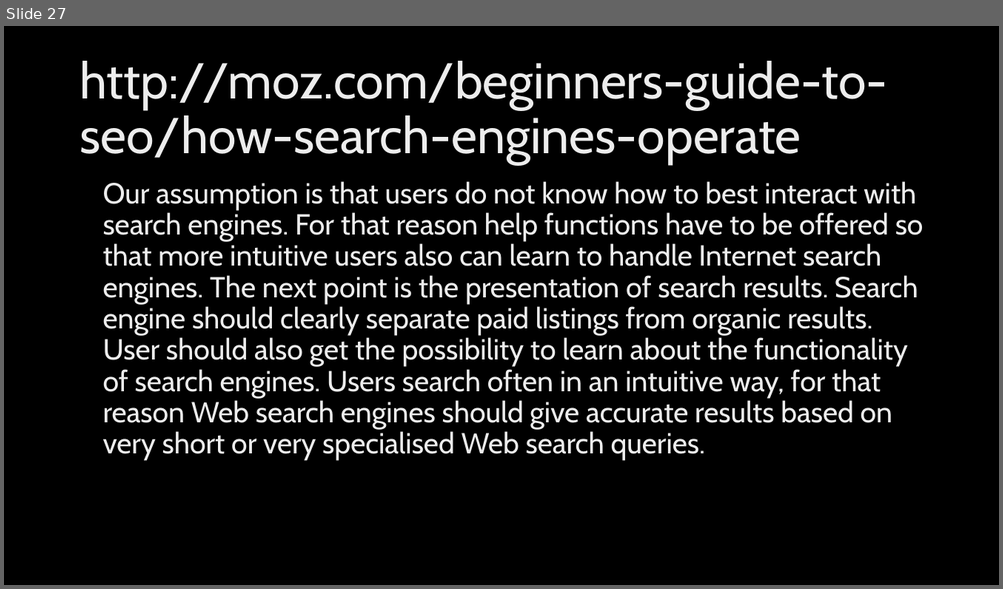
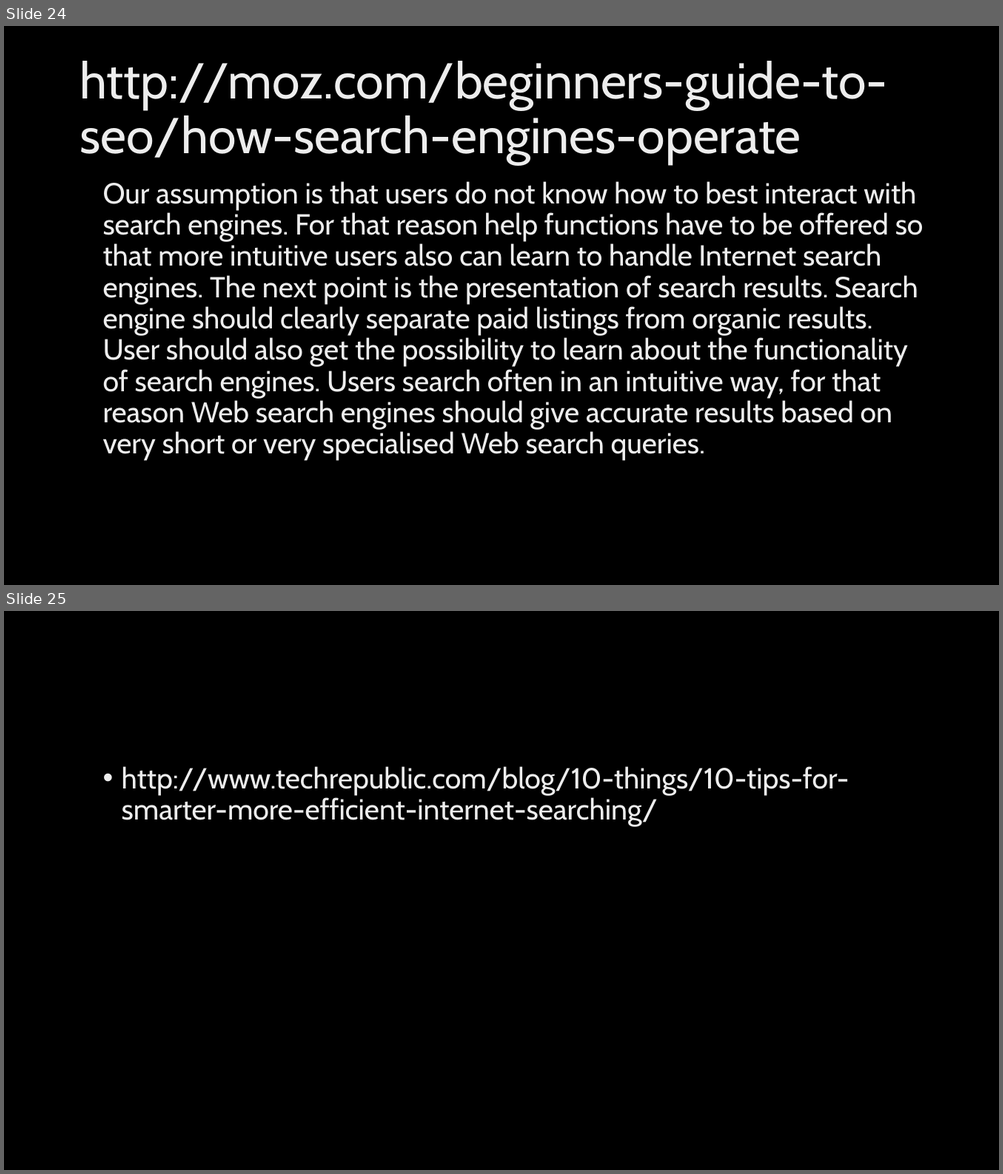
Before and after one commit to MariusKra/InformaciniuSistemuProjektas, a slide deck: IIS pristatymas/Žiniatinklio paieškos rezultatų kokybės vertinimas.pptx. Shown one above the other, each under a label of ours: slide 27 before the commit, slides 24 and 25 after it. The pictures are 1003x589 and 1003x1174 pixels, drawn with LibreOffice and Linux fonts; fonts in the diff are those of the drawing; background and template pictures are left out. Boxes give left, top, right and bottom in pixels: in the first picture for what was removed or moved away, otherwise in the second. Text is boxed around its words. In the diff, an @@ line names an element or a change of style, - is before the commit and + after.

```diff
--- a/IIS pristatymas/Žiniatinklio paieškos rezultatų kokybės vertinimas.pptx
+++ b/IIS pristatymas/Žiniatinklio paieškos rezultatų kokybės vertinimas.pptx
@@ slide 25 added at <box>4,611,999,1170</box>, background picture (left out) @@
@@ text added at <box>122,766,849,827</box>, 28 pt, text gradient #BFBFBF to #EDEDED to #FFFFFF @@
+• http://www.techrepublic.com/blog/10-things/10-tips-for-smarter-more-efficient-internet-searching/
@@ what was slide 27 is now slide 24 @@
```
Also in this commit, not shown: 1 slide changed, 2 other slides added, 6 slides removed.
